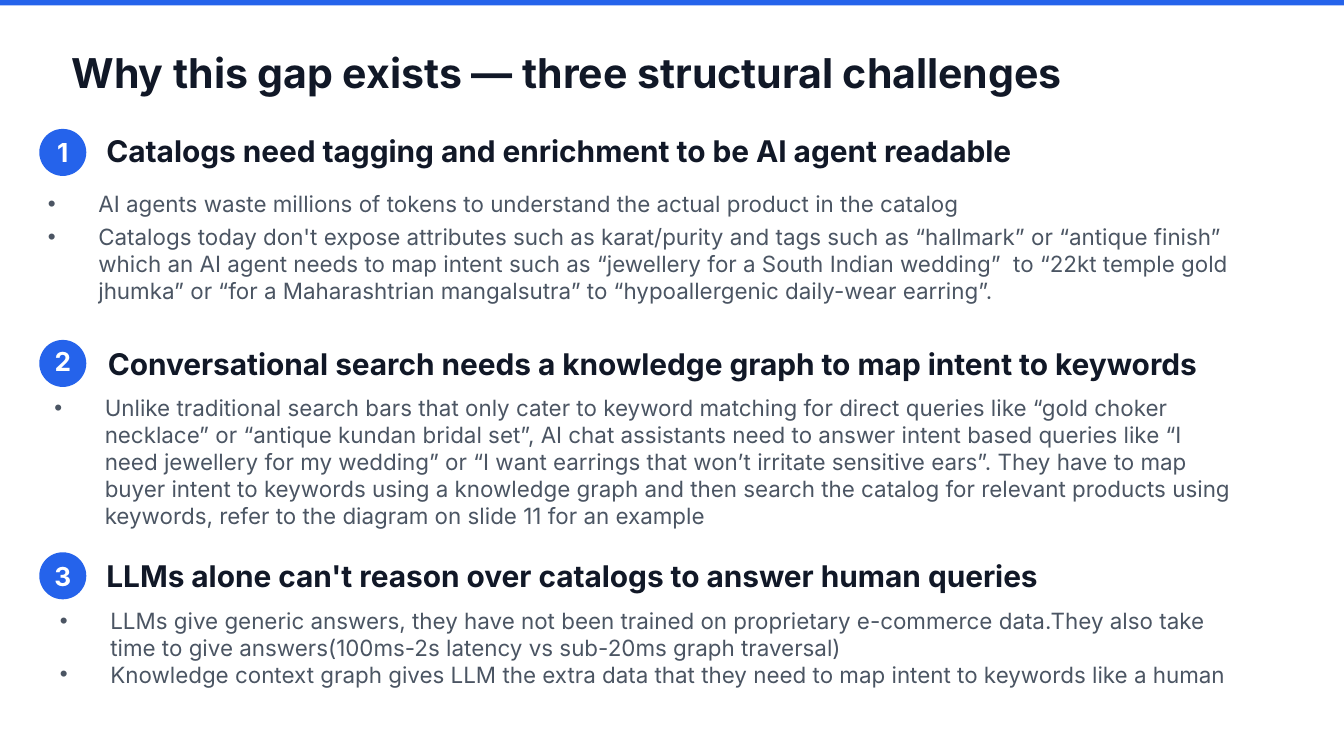
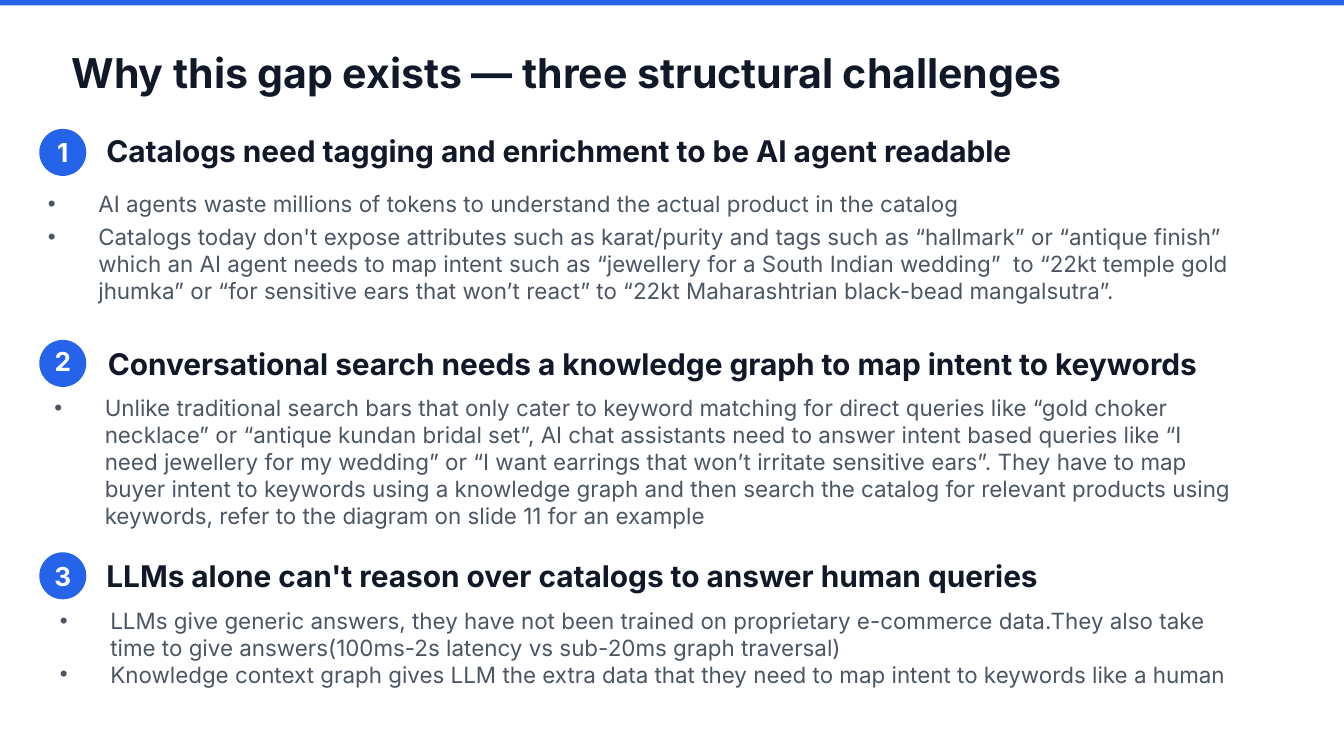
Before and after one commit to aantrikshhh/supersearch-ppt-templates, a slide deck: slide 5 of output/SS_Generic_Jewellery.pptx. Drawn at 1344x756 pixels with LibreOffice and Linux fonts; fonts in the diff are those of the drawing. Boxes give left, top, right and bottom in pixels: in the first picture for what was removed or moved away, otherwise in the second. Text is boxed around its words. In the diff, an @@ line names an element or a change of style, - is before the commit and + after.

```diff
--- a/output/SS_Generic_Jewellery.pptx
+++ b/output/SS_Generic_Jewellery.pptx
@@ text at <box>98,228,1227,304</box>: text changed @@
-• Catalogs today don't expose attributes such as karat/purity and tags such as “hallmark” or “antique finish” which an AI agent needs to map intent such as “jewellery for a South Indian wedding” to “22kt temple gold jhumka” or “for a Maharashtrian mangalsutra” to “hypoallergenic daily-wear earring”.
+• Catalogs today don't expose attributes such as karat/purity and tags such as “hallmark” or “antique finish” which an AI agent needs to map intent such as “jewellery for a South Indian wedding” to “22kt temple gold jhumka” or “for sensitive ears that won’t react” to “22kt Maharashtrian black-bead mangalsutra”.
```
Also in this commit, not shown: 4 other slides changed, 8 other files.
